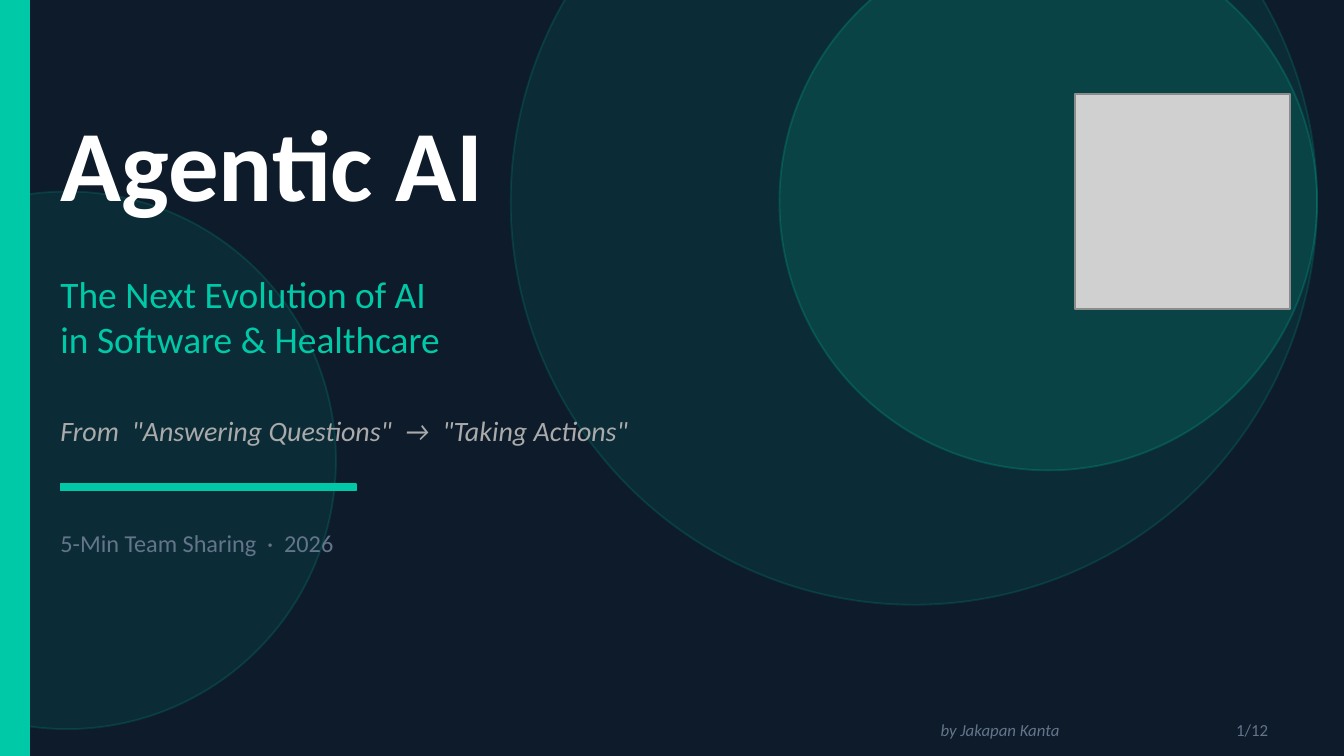
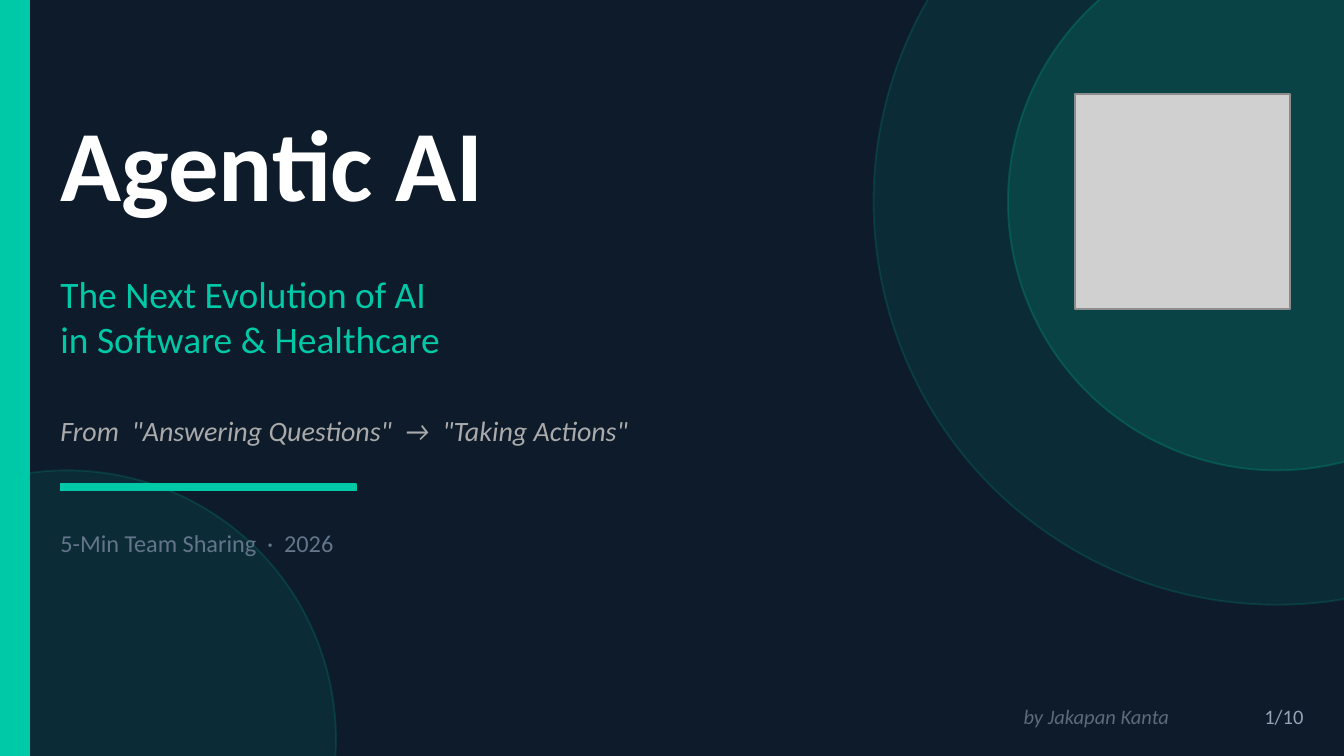
Before and after one commit to Ligerking007/JakapanK-Portfolio, a slide deck: slide 1 of public/before2021/sampleprojects/6-sharetoteam/Agentic_AI_TeamSharing_2026_05_JakapanK.pptx. Drawn at 1344x756 pixels with LibreOffice and Linux fonts; fonts in the diff are those of the drawing; grey boxes stand for pictures. Boxes give left, top, right and bottom in pixels: in the first picture for what was removed or moved away, otherwise in the second. Text is boxed around its words. In the diff, an @@ line names an element or a change of style, - is before the commit and + after.

```diff
--- a/public/before2021/sampleprojects/6-sharetoteam/Agentic_AI_TeamSharing_2026_05_JakapanK.pptx
+++ b/public/before2021/sampleprojects/6-sharetoteam/Agentic_AI_TeamSharing_2026_05_JakapanK.pptx
@@ ellipse: place and size @@
-ellipse at [511, 0, 1317, 605]
+ellipse at [874, 0, 1344, 605]
@@ ellipse: place and size @@
-ellipse at [780, 0, 1317, 470]
+ellipse at [1008, 0, 1344, 470]
@@ ellipse: place and size @@
-ellipse at [0, 192, 336, 730]
+ellipse at [0, 470, 336, 756]
@@ text "by Jakapan Kanta": place and size @@
-text "by Jakapan Kanta" at [941, 724, 1060, 739]
+text "by Jakapan Kanta" at [1024, 710, 1169, 727]
@@ text "by Jakapan Kanta" at [1024, 710, 1169, 727]: size 9 to 11 pt, text colour #64748B to #5C6B7A; alignment left to right; vertical alignment top to middle @@
@@ text "1/10" at [1264, 710, 1303, 725]: vertical alignment top to middle @@
@@ text at [1264, 710, 1303, 725]: text changed; size 9 to 11 pt; text colour #64748B to #94A3B8 @@
-1/12
+1/10
```
Also in this commit, not shown: 9 other slides changed, 2 slides removed.
